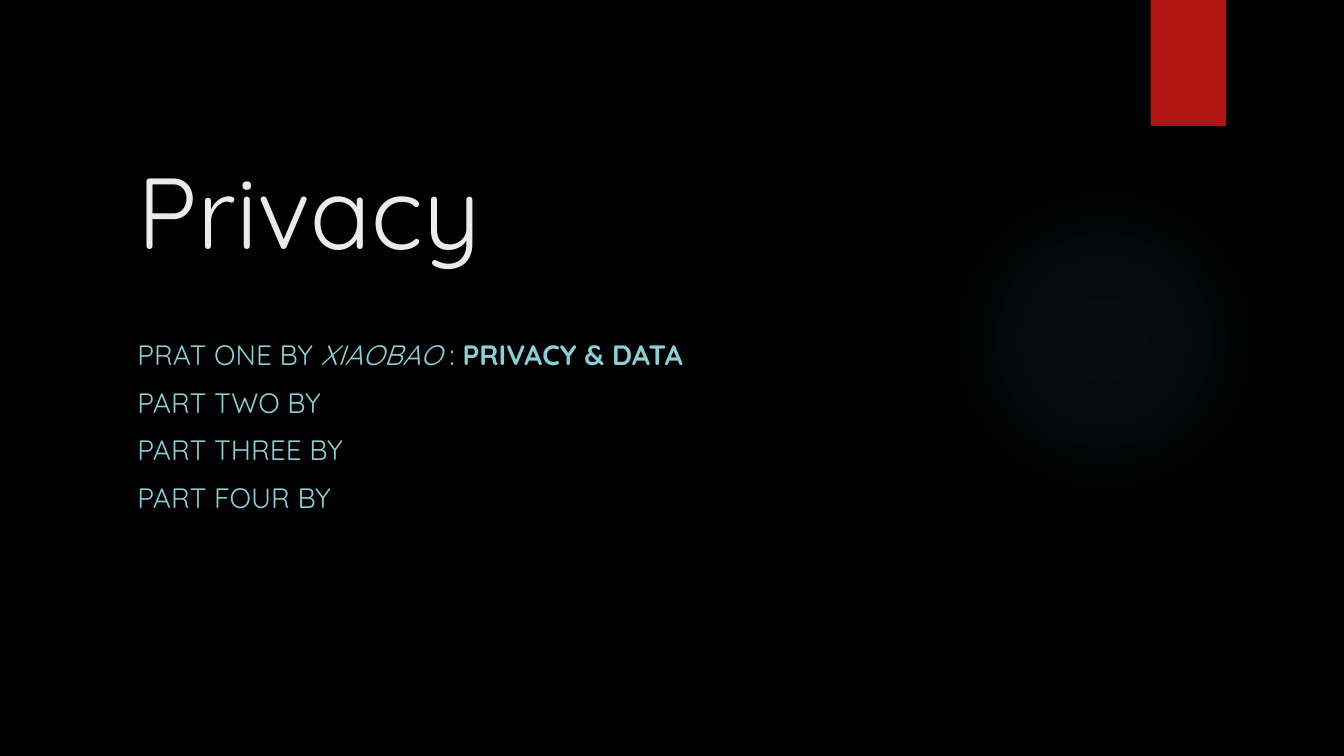
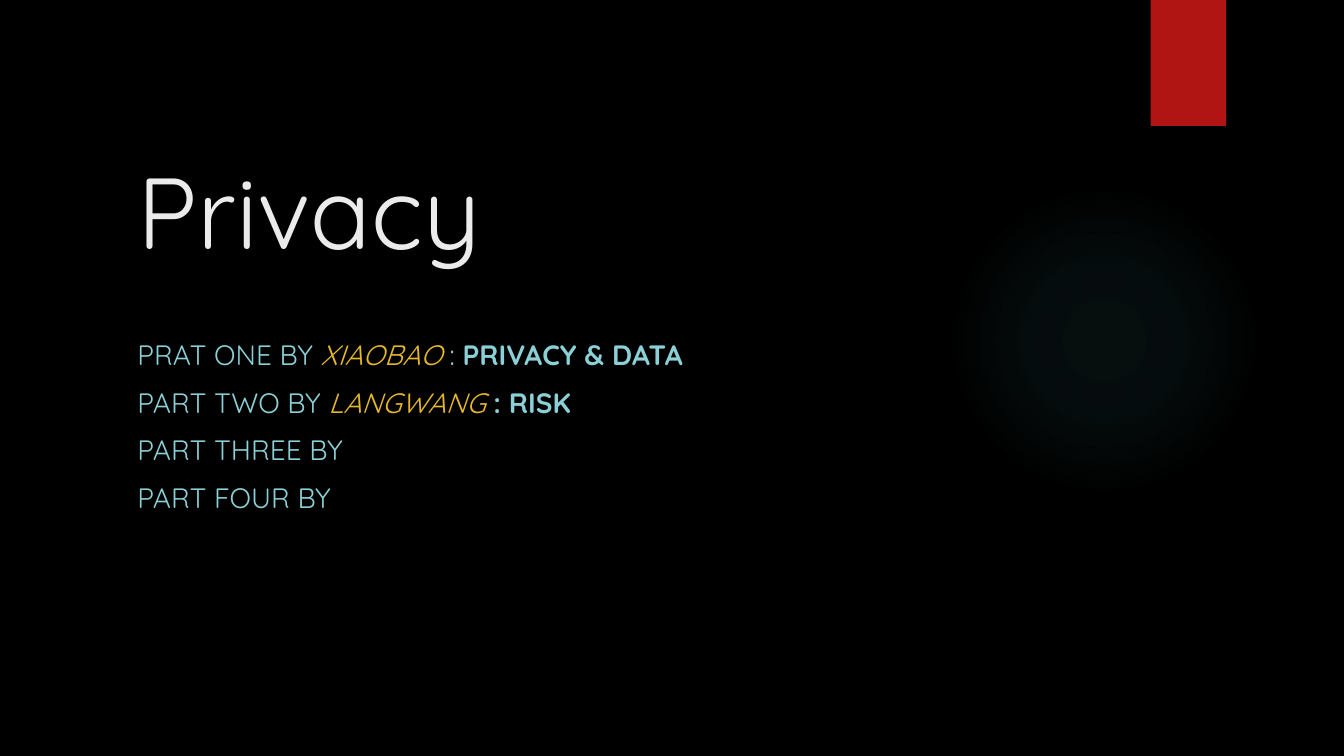
Before and after one commit to Puled/JustRandomFun, a slide deck: slide 1 of Privacy.pptx. Drawn at 1344x756 pixels with LibreOffice and Linux fonts; fonts in the diff are those of the drawing; background and template pictures are left out. Boxes give left, top, right and bottom in pixels: in the first picture for what was removed or moved away, otherwise in the second. Text is boxed around its words. In the diff, an @@ line names an element or a change of style, - is before the commit and + after.

```diff
--- a/Privacy.pptx
+++ b/Privacy.pptx
@@ subtitle at [137, 345, 683, 366]: text colour #8AD0D6 to #E6B729 in "XIAOBAO" @@
@@ subtitle at [137, 393, 571, 414]: text changed @@
-PART TWO BY
+PART TWO BY LANGWANG : RISK
```
Also in this commit, not shown: 10 other slides changed, 10 slides added.
